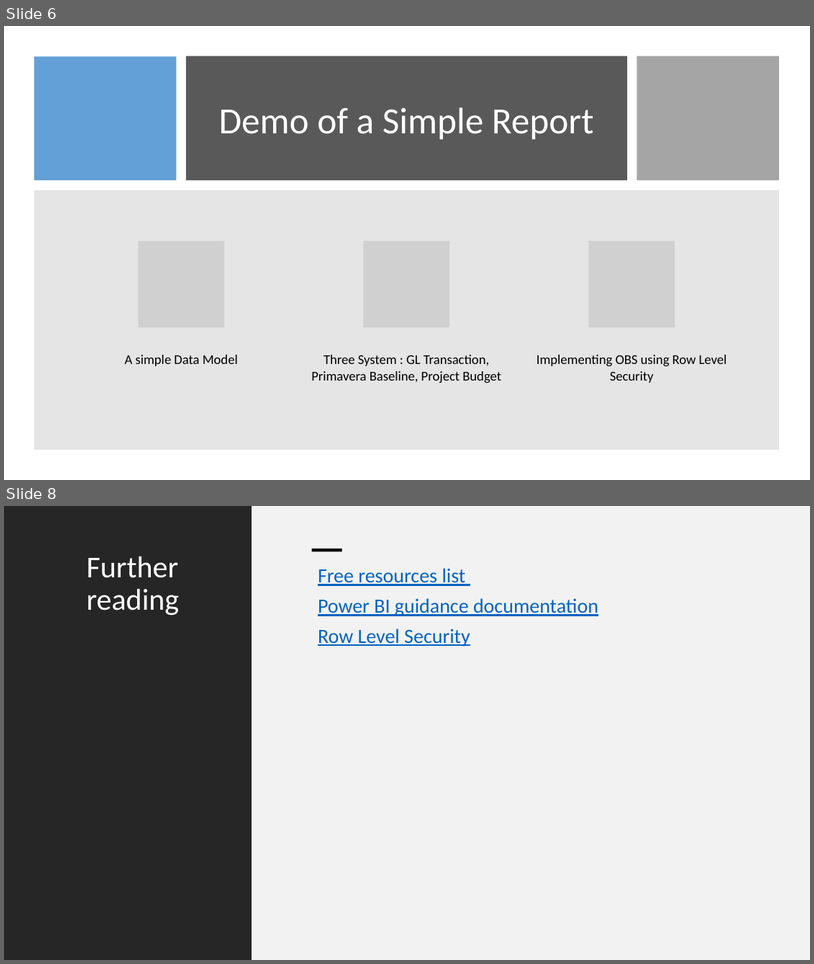
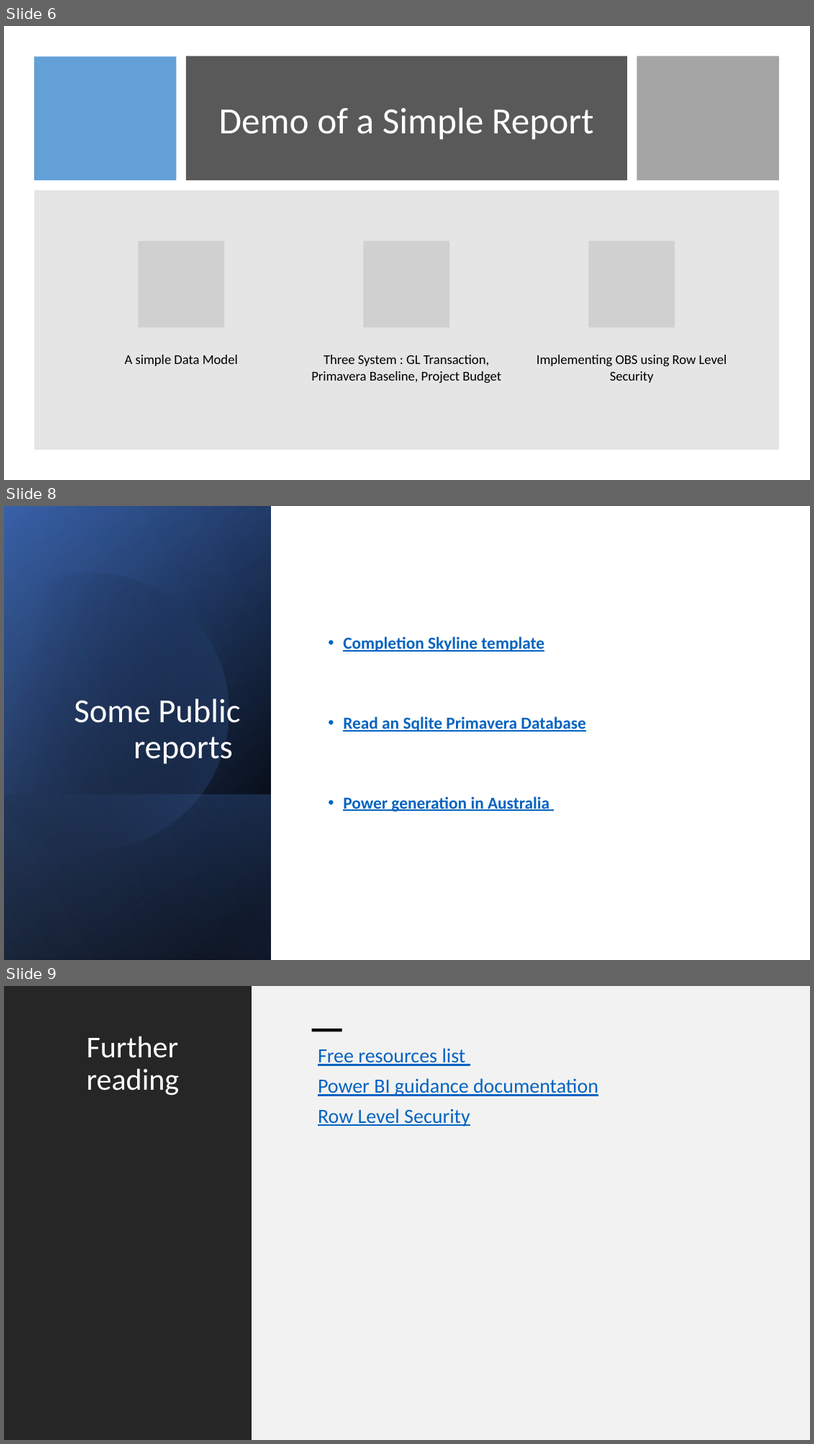
Before and after one commit to djouallah/projectcontrolpresentation, a slide deck: PowerBI as an integration tool in Project Controls.pptx. Shown one above the other, each under a label of ours: slides 6 and 8 before the commit, slides 6, 8 and 9 after it; the slides between them are not shown. The pictures are 814x964 and 814x1444 pixels, drawn with LibreOffice and Linux fonts; fonts in the diff are those of the drawing; grey boxes stand for pictures. Boxes give left, top, right and bottom in pixels: in the first picture for what was removed or moved away, otherwise in the second. Text is boxed around its words. In the diff, an @@ line names an element or a change of style, - is before the commit and + after.

```diff
--- a/PowerBI as an integration tool in Project Controls.pptx
+++ b/PowerBI as an integration tool in Project Controls.pptx
@@ slide 8 added at (4, 506, 810, 960), background #FFFFFF @@
@@ rectangle added at (4, 506, 810, 960), fill #FFFFFF @@
@@ rectangle added at (4, 506, 271, 960), fill gradient #000000 to #2F5597 @@
@@ rectangle added at (4, 507, 271, 960), fill gradient #000000 to #4472C4 @@
@@ rectangle added at (4, 506, 271, 959), fill gradient #000000 to #8FAADC @@
@@ freeform shape added at (4, 540, 262, 877), fill gradient #000000 to #4472C4 @@
@@ text added at (343, 636, 586, 811), 20 pt, text #0563C1, bold, underline @@
+• Completion Skyline template
+• Read an Sqlite Primavera Database
+• Power generation in Australia
@@ title added at (74, 698, 240, 764), 40 pt, text #FFFFFF @@
+Some Public reports
@@ rectangle added at (4, 794, 271, 960), fill gradient #4472C4 to #000000 @@
@@ what was slide 8 is now slide 9 @@
```
Also in this commit, not shown: 1 slide changed.
